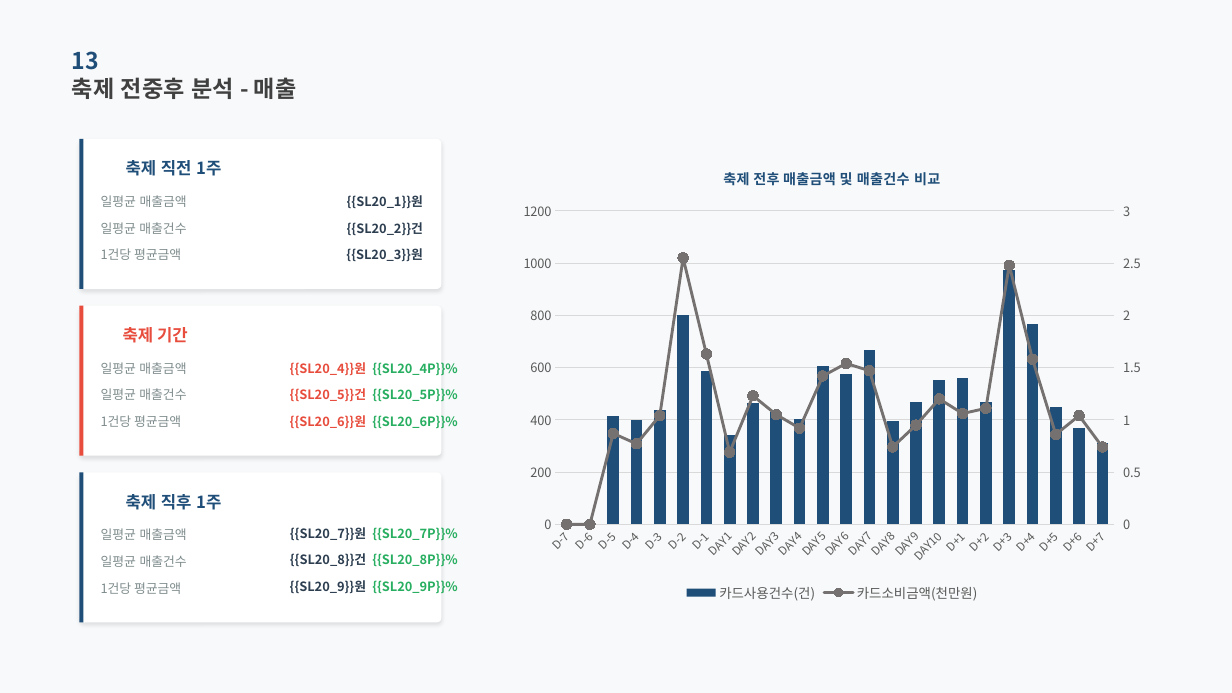
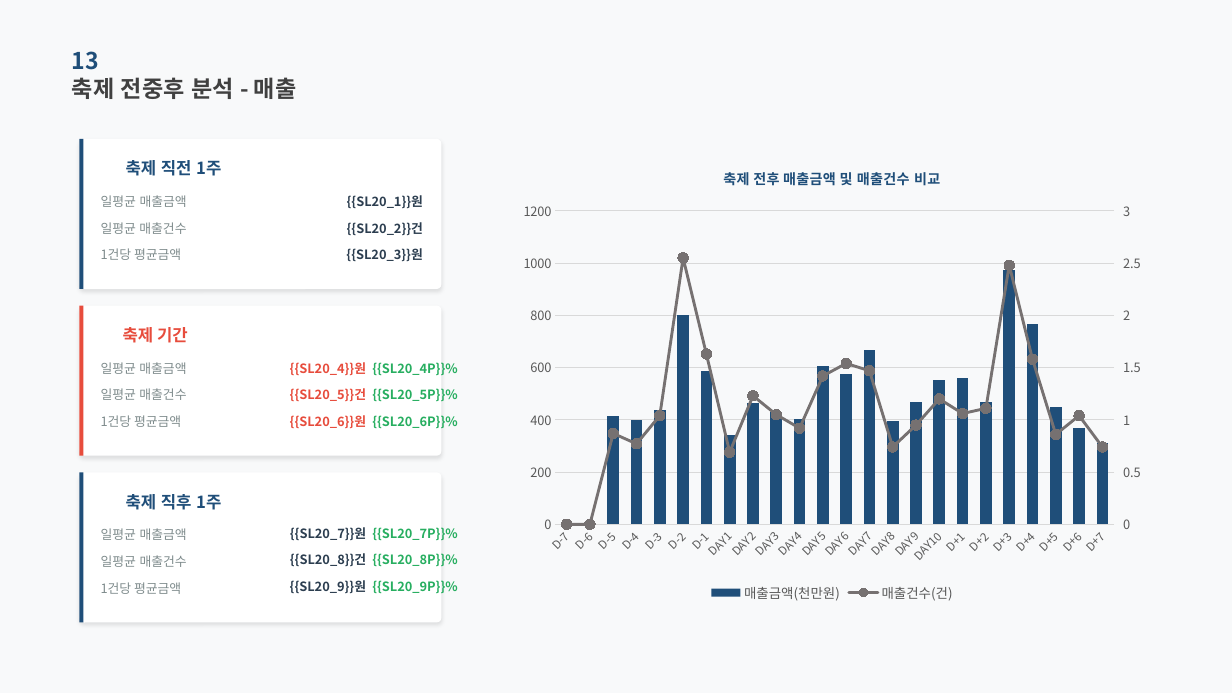
Before and after one commit to roddms/auto-report, a slide deck: slide 1 of template/test.pptx. Drawn at 1232x693 pixels with LibreOffice and Linux fonts; fonts in the diff are those of the drawing; background and template pictures are left out. Boxes give left, top, right and bottom in pixels: in the first picture for what was removed or moved away, otherwise in the second. Text is boxed around its words. In the diff, an @@ line names an element or a change of style, - is before the commit and + after.

```diff
--- a/template/test.pptx
+++ b/template/test.pptx
@@ column chart at <box>511,149,1154,606</box> @@
-카드사용건수(건): 0, 0, 420, 400, 440, 800, 590, 340, 460, 430, 400, 610, 580, 670, 390, 470, 550, 560, 470, 980, 770, 450, 370, 310
+매출금액(천만원): 0, 0, 420, 400, 440, 800, 590, 340, 460, 430, 400, 610, 580, 670, 390, 470, 550, 560, 470, 980, 770, 450, 370, 310
-카드소비금액(천만원): 0, 0, 0.87, 0.77, 1.04, 2.55, 1.63, 0.69, 1.23, 1.05, 0.92, 1.42, 1.54, 1.47, 0.74, 0.95, 1.2, 1.06, 1.11, 2.48, 1.58, 0.86, 1.04, 0.74
+매출건수(건): 0, 0, 0.87, 0.77, 1.04, 2.55, 1.63, 0.69, 1.23, 1.05, 0.92, 1.42, 1.54, 1.47, 0.74, 0.95, 1.2, 1.06, 1.11, 2.48, 1.58, 0.86, 1.04, 0.74
```
Also in this commit, not shown: 1 other slide changed, 19 other files.
